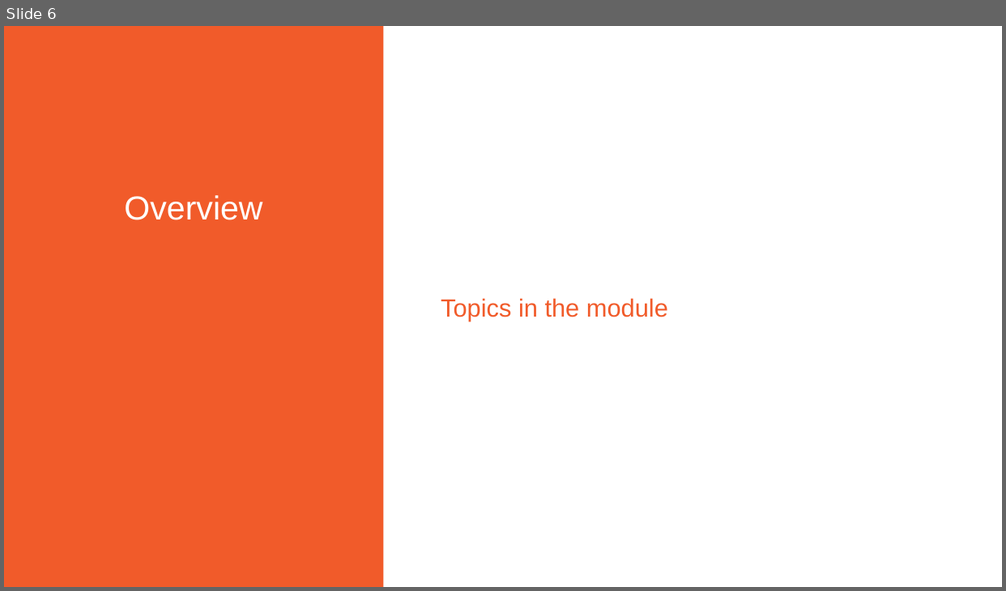
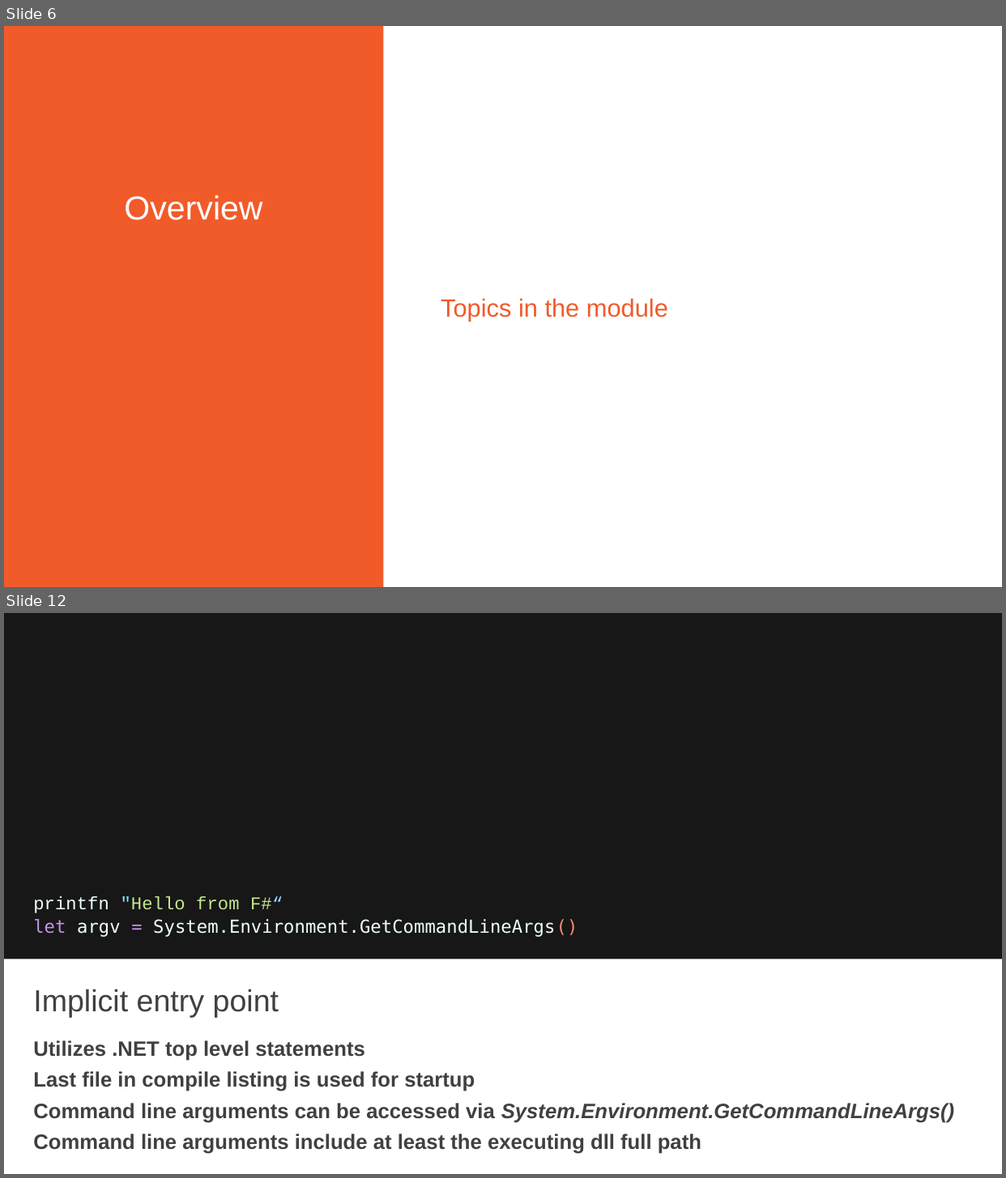
Before and after one commit to Pluralisght/fsharp-6-fundamentals, a slide deck: pres/wip.pptx. Shown one above the other, each under a label of ours: slide 6 before the commit, slides 6 and 12 after it; the slides between them are not shown. The pictures are 1006x591 and 1006x1178 pixels, drawn with LibreOffice and Linux fonts; fonts in the diff are those of the drawing; background and template pictures are left out. Boxes give left, top, right and bottom in pixels: in the first picture for what was removed or moved away, otherwise in the second. Text is boxed around its words. In the diff, an @@ line names an element or a change of style, - is before the commit and + after.

```diff
--- a/pres/wip.pptx
+++ b/pres/wip.pptx
@@ slide 12 added at bbox=[4, 613, 1002, 1174], background #171717 @@
@@ text added at bbox=[33, 897, 577, 937], 17.3 pt, text #EEFFFF @@
+printfn "Hello from F#“
+let argv = System.Environment.GetCommandLineArgs()
@@ rectangle added at bbox=[4, 960, 1002, 1174], fill #FFFFFF @@
@@ title added at bbox=[33, 989, 279, 1018], 29.3 pt, text #404040 @@
+Implicit entry point
@@ text added at bbox=[33, 1041, 954, 1154], 20 pt, text #404040, bold @@
+Utilizes .NET top level statements
+Last file in compile listing is used for startup
+Command line arguments can be accessed via System.Environment.GetCommandLineArgs()
+Command line arguments include at least the executing dll full path
```
Also in this commit, not shown: 38 other slides added, 55 other files.
